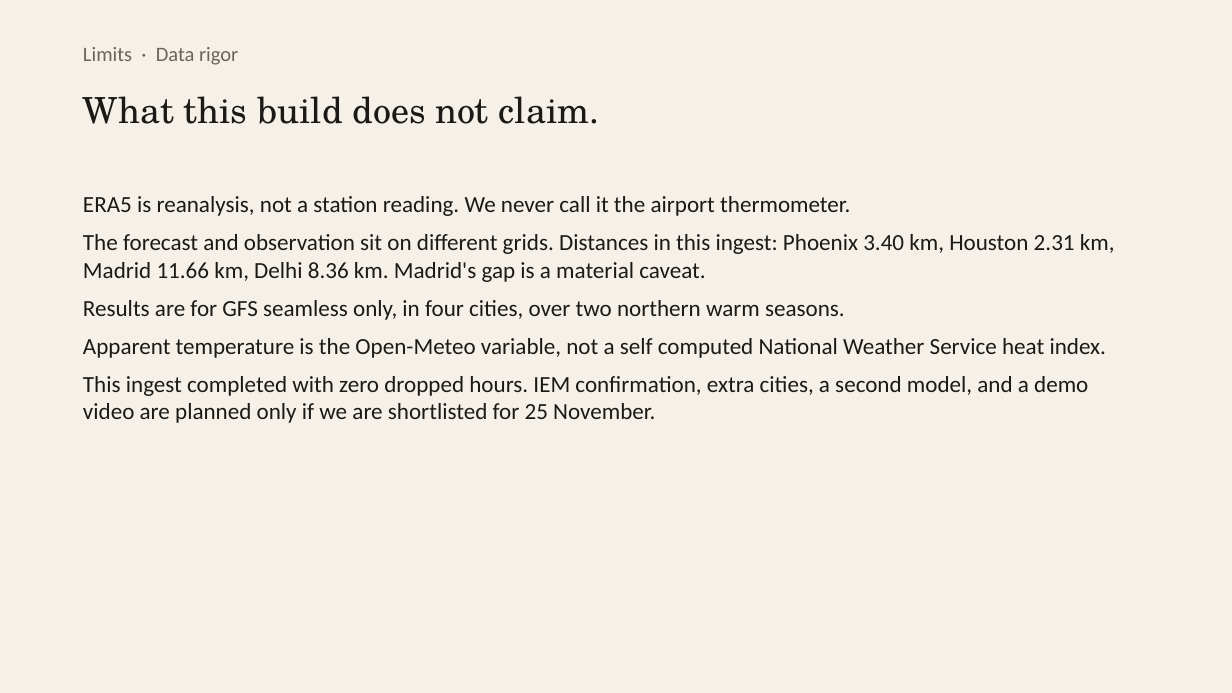
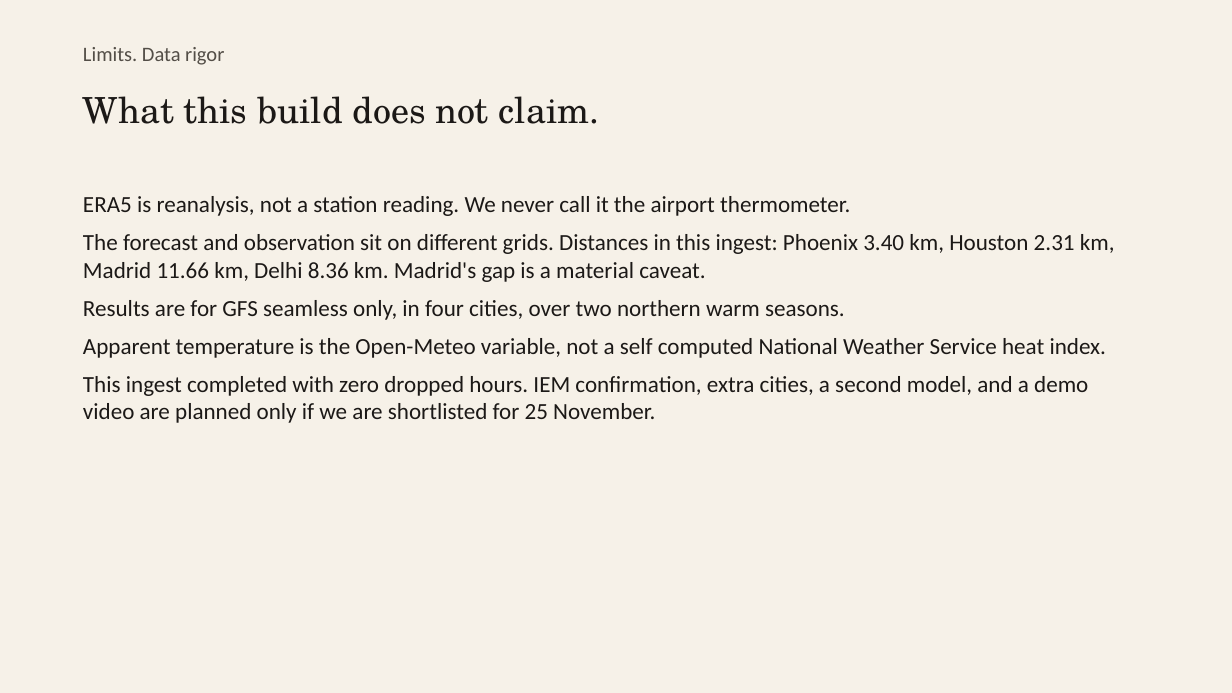
Before and after one commit to henrysammarfo/underwarned, a slide deck: slide 9 of docs/Underwarned-DATANOVA-deck.pptx. Drawn at 1232x693 pixels with LibreOffice and Linux fonts; fonts in the diff are those of the drawing. Boxes give left, top, right and bottom in pixels: in the first picture for what was removed or moved away, otherwise in the second. Text is boxed around its words. In the diff, an @@ line names an element or a change of style, - is before the commit and + after.

```diff
--- a/docs/Underwarned-DATANOVA-deck.pptx
+++ b/docs/Underwarned-DATANOVA-deck.pptx
@@ text at (83,47,224,65): text changed; text colour #6B645C to #534E47 @@
-Limits · Data rigor
+Limits. Data rigor
```
Also in this commit, not shown: 9 other slides changed, 22 other files.
